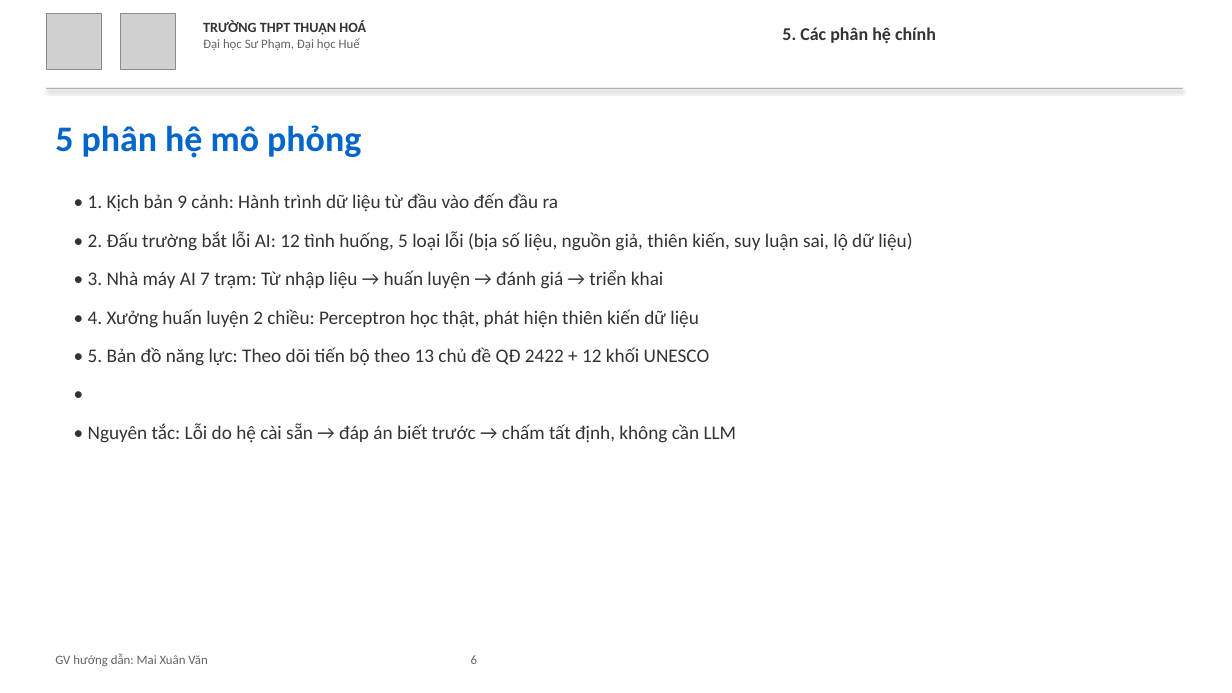
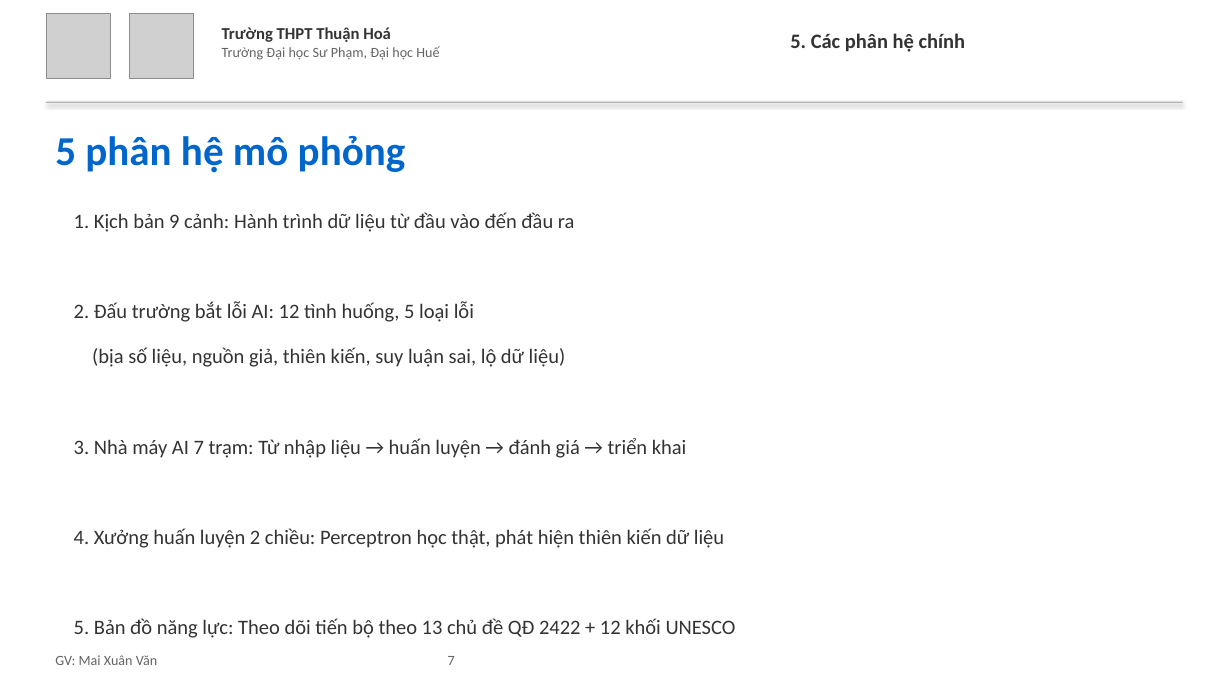
Before and after one commit to mxuanvan02/ainatomy, a slide deck: slide 7 of template_thuanhoa.pptx (slide 6 before the commit). Drawn at 1232x693 pixels with LibreOffice and Linux fonts; fonts in the diff are those of the drawing; grey boxes stand for pictures. Boxes give left, top, right and bottom in pixels: in the first picture for what was removed or moved away, otherwise in the second. Text is boxed around its words. In the diff, an @@ line names an element or a change of style, - is before the commit and + after.

Commit message:
Cập nhật slide: logo xóa nền, header chuẩn, thêm mục lục, tăng cỡ chữ
- Logo THPT Thuận Hoá xóa nền (PNG transparent)
- Header: 'Trường THPT Thuận Hoá' + 'Trường Đại học Sư Phạm, Đại học Huế' (2 dòng)
- Bỏ 'Thuyết minh ý tưởng', tăng cỡ chữ tiêu đề và nội dung
- 'GV' thay vì 'GV hướng dẫn'
- Thêm slide mục lục
- Hạn chế chi tiết code, tập trung ý tưởng sư phạm

```diff
--- a/template_thuanhoa.pptx
+++ b/template_thuanhoa.pptx
@@ picture: place and size @@
-picture at [46,14,102,69]
+picture at [46,14,111,79]
@@ picture: place and size @@
-picture at [120,14,176,69]
+picture at [129,14,194,79]
@@ text at [222,27,439,60]: text changed; size 10 to 11 pt @@
-TRƯỜNG THPT THUẬN HOÁ
-Đại học Sư Phạm, Đại học Huế
+Trường THPT Thuận Hoá
+Trường Đại học Sư Phạm, Đại học Huế
@@ text "5. Các phân hệ chính": place and size @@
-text "5. Các phân hệ chính" at [782,27,936,43]
+text "5. Các phân hệ chính" at [790,33,966,52]
@@ text "5. Các phân hệ chính" at [790,33,966,52]: size 14 to 16 pt @@
@@ rectangle: place and size @@
-rectangle at [46,88,1183,89]
+rectangle at [46,102,1183,103]
@@ text "5 phân hệ mô phỏng": place and size @@
-text "5 phân hệ mô phỏng" at [55,125,361,158]
+text "5 phân hệ mô phỏng" at [55,136,406,173]
@@ text "5 phân hệ mô phỏng" at [55,136,406,173]: size 28 to 32 pt @@
@@ text at [74,212,736,638]: text changed; size 15 to 16 pt @@
-• 1. Kịch bản 9 cảnh: Hành trình dữ liệu từ đầu vào đến đầu ra
-• 2. Đấu trường bắt lỗi AI: 12 tình huống, 5 loại lỗi (bịa số liệu, nguồn giả, thiên kiến, suy luận sai, lộ dữ liệu)
-• 3. Nhà máy AI 7 trạm: Từ nhập liệu → huấn luyện → đánh giá → triển khai
-• 4. Xưởng huấn luyện 2 chiều: Perceptron học thật, phát hiện thiên kiến dữ liệu
-• 5. Bản đồ năng lực: Theo dõi tiến bộ theo 13 chủ đề QĐ 2422 + 12 khối UNESCO
-•
-• Nguyên tắc: Lỗi do hệ cài sẵn → đáp án biết trước → chấm tất định, không cần LLM
+1. Kịch bản 9 cảnh: Hành trình dữ liệu từ đầu vào đến đầu ra
+2. Đấu trường bắt lỗi AI: 12 tình huống, 5 loại lỗi
+(bịa số liệu, nguồn giả, thiên kiến, suy luận sai, lộ dữ liệu)
+3. Nhà máy AI 7 trạm: Từ nhập liệu → huấn luyện → đánh giá → triển khai
+4. Xưởng huấn luyện 2 chiều: Perceptron học thật, phát hiện thiên kiến dữ liệu
+5. Bản đồ năng lực: Theo dõi tiến bộ theo 13 chủ đề QĐ 2422 + 12 khối UNESCO
+Nguyên tắc: Lỗi do hệ cài sẵn → đáp án biết trước → chấm tất định
@@ text at [55,655,455,665]: text changed; size 10 to 11 pt @@
-GV hướng dẫn: Mai Xuân Văn 6
+GV: Mai Xuân Văn 7
```
Also in this commit, not shown: 12 other slides changed, 1 slide added, 2 other files.
